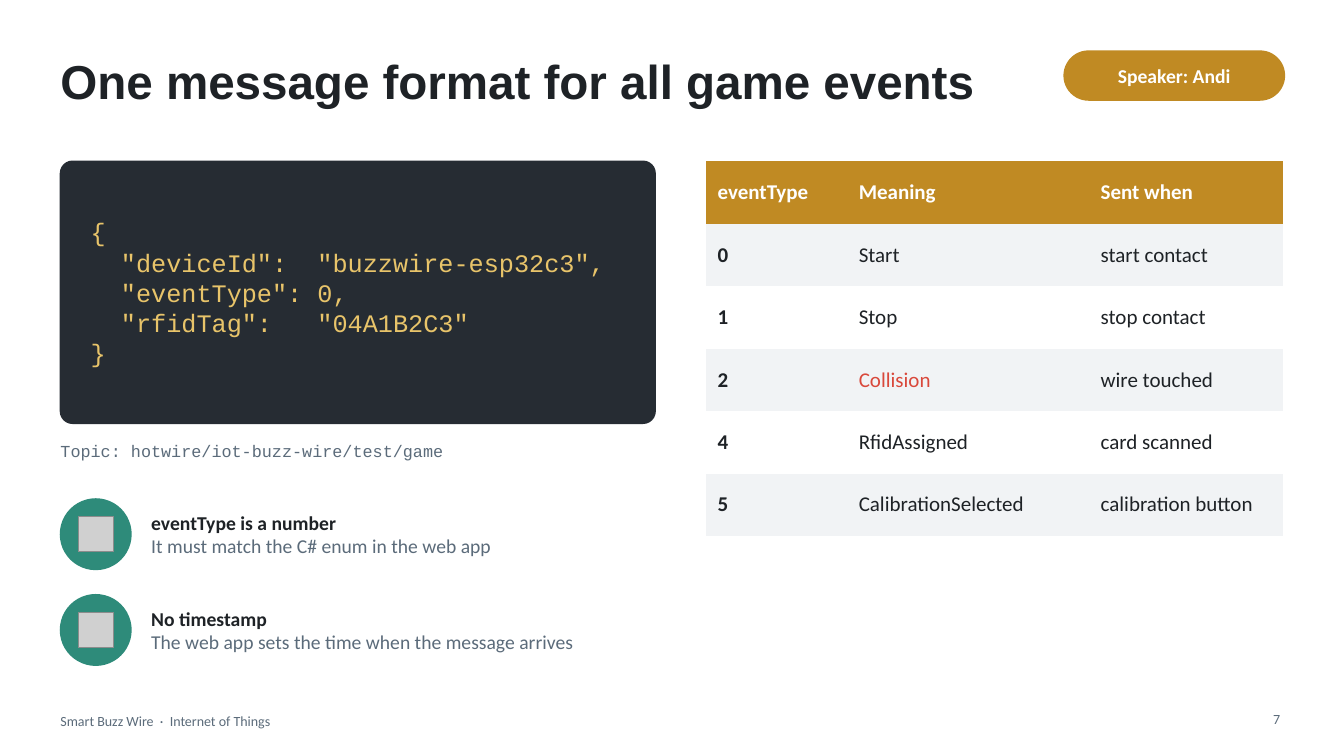
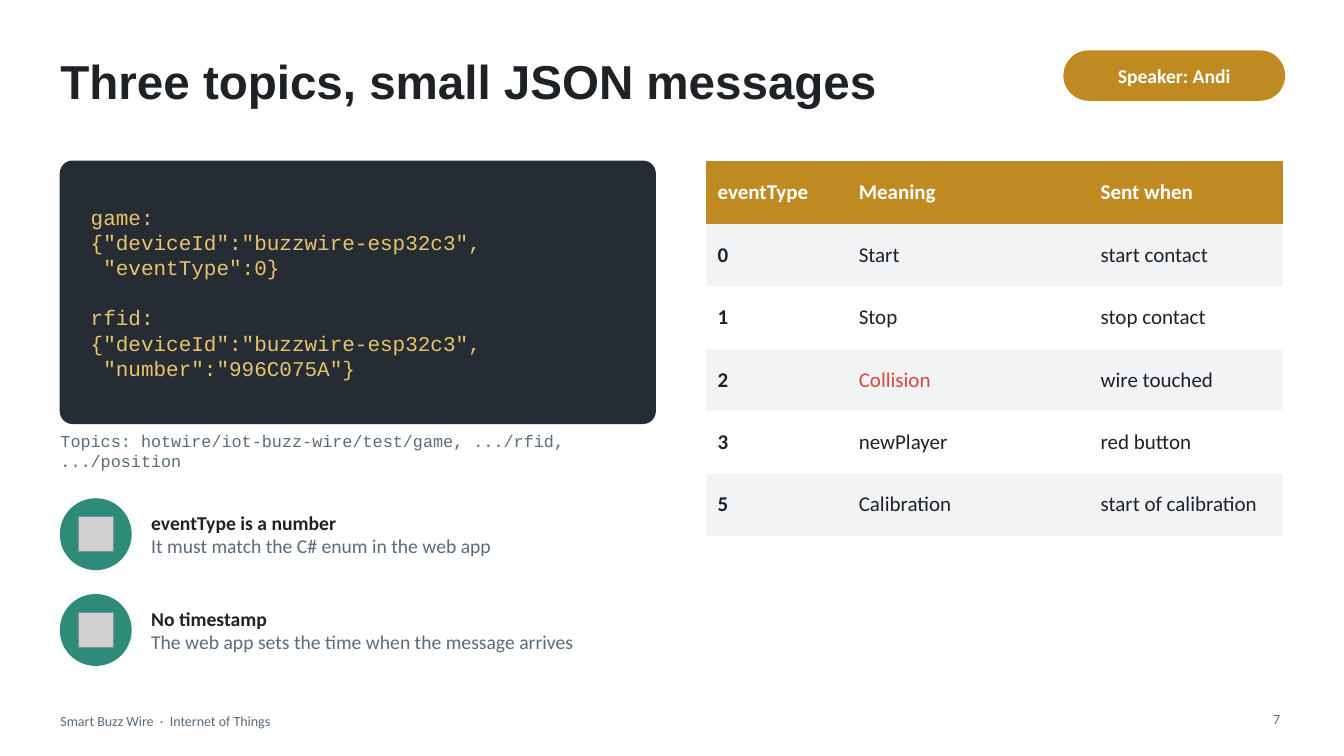
Before and after one commit to NikaV2610/iot-buzz-wire, a slide deck: slide 7 of docs/SmartBuzzWire_Presentation.pptx. Drawn at 1344x756 pixels with LibreOffice and Linux fonts; fonts in the diff are those of the drawing; grey boxes stand for pictures. Boxes give left, top, right and bottom in pixels: in the first picture for what was removed or moved away, otherwise in the second. Text is boxed around its words. In the diff, an @@ line names an element or a change of style, - is before the commit and + after.

```diff
--- a/docs/SmartBuzzWire_Presentation.pptx
+++ b/docs/SmartBuzzWire_Presentation.pptx
@@ title at box(60, 64, 876, 109): text changed @@
-One message format for all game events
+Three topics, small JSON messages
@@ table at box(706, 161, 1284, 515) @@
-row 5: 4 | RfidAssigned | card scanned
+row 5: 3 | newPlayer | red button
-row 6, column 2: CalibrationSelected
+row 6, column 2: Calibration
-row 6, column 3: calibration button
+row 6, column 3: start of calibration
@@ text at box(91, 213, 481, 381): text changed; size 18 to 15 pt @@
-{
-"deviceId": "buzzwire-esp32c3",
-"eventType": 0,
-"rfidTag": "04A1B2C3"
-}
+game:
+{"deviceId":"buzzwire-esp32c3",
+"eventType":0}
+rfid:
+{"deviceId":"buzzwire-esp32c3",
+"number":"996C075A"}
@@ text at box(60, 435, 564, 471): text changed @@
-Topic: hotwire/iot-buzz-wire/test/game
+Topics: hotwire/iot-buzz-wire/test/game, .../rfid, .../position
```
Also in this commit, not shown: 9 other slides changed, 41 other files.
